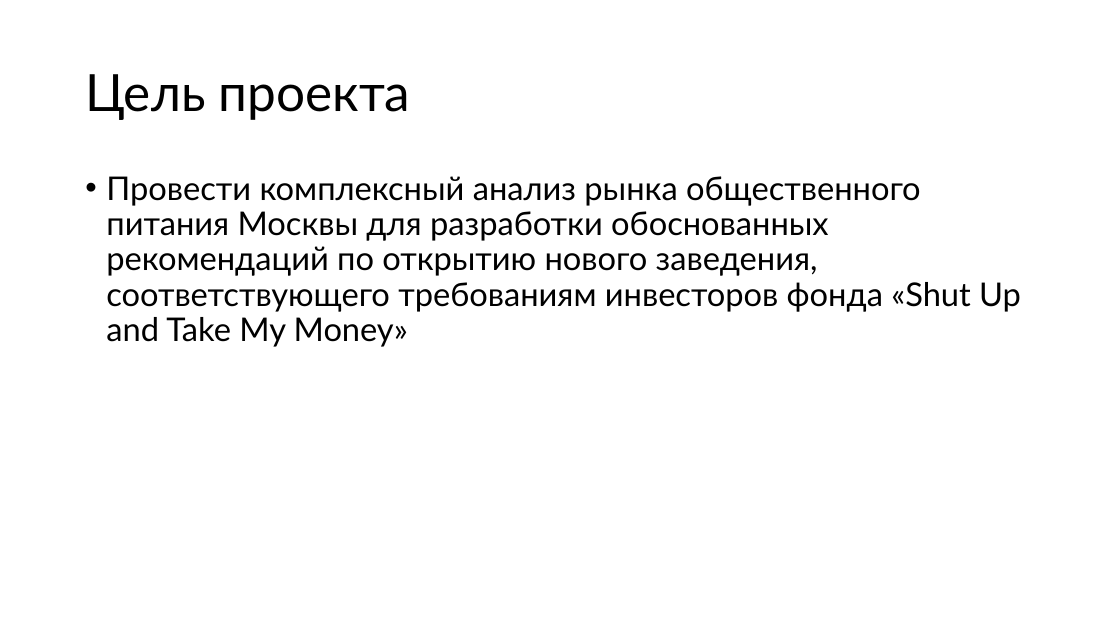
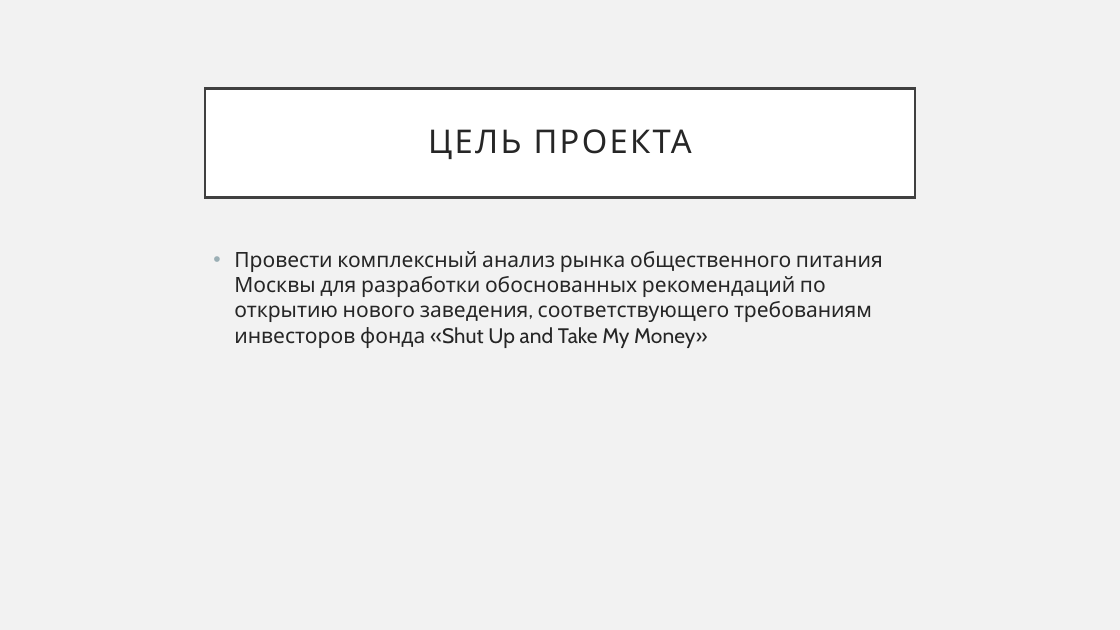
Before and after one commit to PHILIPP111007/masters_degree_Roshchin_M25-555, a slide deck: slide 3 of BI/moscow_places/moscow_places_hw.pptx. Drawn at 1120x630 pixels with LibreOffice and Linux fonts; fonts in the diff are those of the drawing. Boxes give left, top, right and bottom in pixels: in the first picture for what was removed or moved away, otherwise in the second. Text is boxed around its words. In the diff, an @@ line names an element or a change of style, - is before the commit and + after.

```diff
--- a/BI/moscow_places/moscow_places_hw.pptx
+++ b/BI/moscow_places/moscow_places_hw.pptx
@@ background #FFFFFF to #F2F2F2 @@
@@ title "ЦЕЛЬ ПРОЕКТА" resized from (x1=85, y1=74, x2=411, y2=120) to (x1=205, y1=88, x2=915, y2=197) @@
@@ title "ЦЕЛЬ ПРОЕКТА" at (x1=205, y1=88, x2=915, y2=197): fill none to #FFFFFF; outline none to #404040 2.5 pt @@
@@ title at (x1=428, y1=129, x2=692, y2=159): text changed; size 44 to 28 pt; font Lato to Cabin; text colour #000000 to #262626 @@
-Цель проекта
+ЦЕЛЬ ПРОЕКТА
@@ text "Провести комплексный анализ рынка общественного ..." moved from (x1=106, y1=176, x2=1021, y2=347) to (x1=234, y1=251, x2=883, y2=348) @@
@@ text "Провести комплексный анализ рынка общественного ..." at (x1=234, y1=251, x2=883, y2=348): size 28 to 18 pt, font Lato to Cabin, text colour #000000 to #262626; line spacing 0.9 to 1 @@
```
Also in this commit, not shown: 23 other slides changed, 1 other file.
